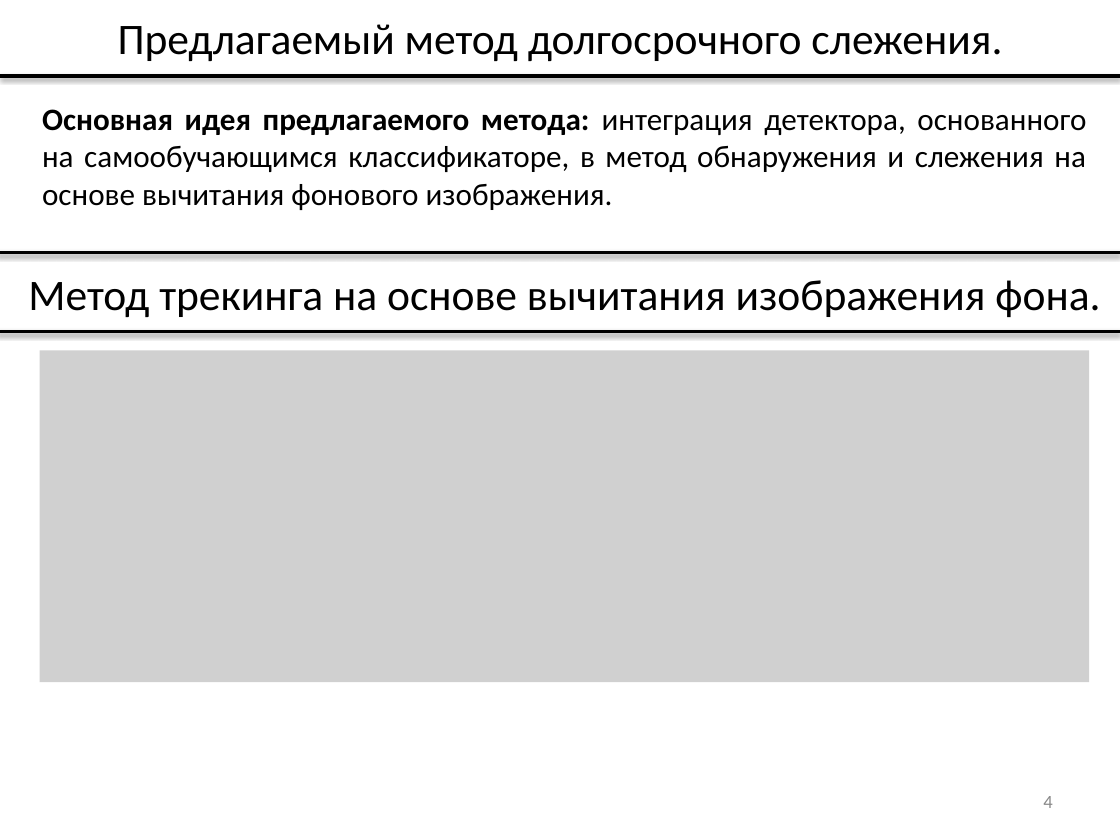
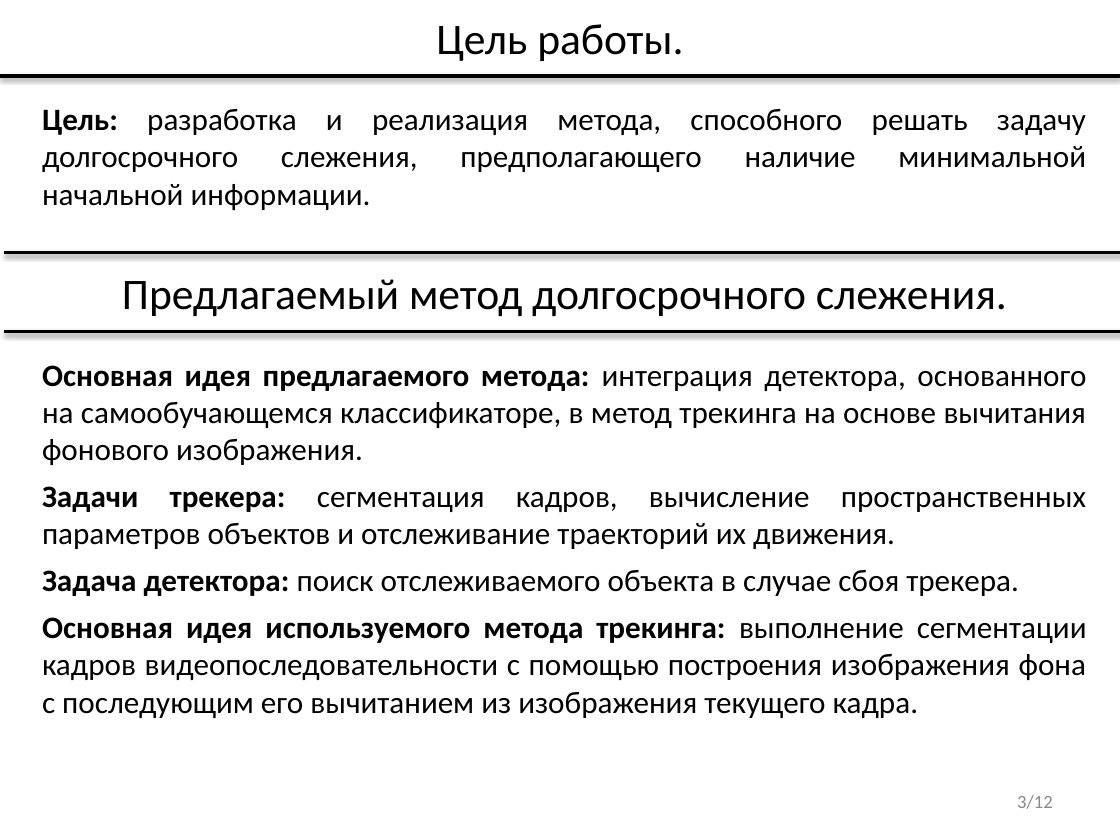
Before and after one commit to vladdimakov/cv2, a slide deck: slide 3 of ВКР/Презентация_Димаков_В.С._МП-40.pptx (slide 4 before the commit). Drawn at 1120x840 pixels with LibreOffice and Linux fonts; fonts in the diff are those of the drawing; grey boxes stand for pictures. Boxes give left, top, right and bottom in pixels: in the first picture for what was removed or moved away, otherwise in the second. Text is boxed around its words. In the diff, an @@ line names an element or a change of style, - is before the commit and + after.

```diff
--- a/ВКР/Презентация_Димаков_В.С._МП-40.pptx
+++ b/ВКР/Презентация_Димаков_В.С._МП-40.pptx
@@ title at (436, 24, 683, 61): text changed @@
-Предлагаемый метод долгосрочного слежения.
+Цель работы.
@@ text at (42, 109, 1086, 210): text changed @@
-Основная идея предлагаемого метода: интеграция детектора, основанного на самообучающимся классификаторе, в метод обнаружения и слежения на основе вычитания фонового изображения.
+Цель: разработка и реализация метода, способного решать задачу долгосрочного слежения, предполагающего наличие минимальной начальной информации.
@@ line moved from (0, 252) - (1120, 252) to (4, 252) - (1120, 252) @@
@@ text at (122, 279, 1007, 316): text changed @@
-Метод трекинга на основе вычитания изображения фона.
+Предлагаемый метод долгосрочного слежения.
@@ line moved from (0, 332) - (1120, 332) to (4, 332) - (1120, 332) @@
@@ picture removed at (39, 351, 1089, 682) @@
@@ text added at (42, 365, 1087, 718), 20 pt, text #000000 @@
+Основная идея предлагаемого метода: интеграция детектора, основанного на самообучающемся классификаторе, в метод трекинга на основе вычитания фонового изображения.
+Задачи трекера: сегментация кадров, вычисление пространственных параметров объектов и отслеживание траекторий их движения.
+Задача детектора: поиск отслеживаемого объекта в случае сбоя трекера.
+Основная идея используемого метода трекинга: выполнение сегментации кадров видеопоследовательности с помощью построения изображения фона с последующим его вычитанием из изображения текущего кадра.
@@ page number at (1017, 795, 1053, 809): text changed @@
-4
+3/12
```
Also in this commit, not shown: 9 other slides changed, 3 slides removed, 1 other file.
